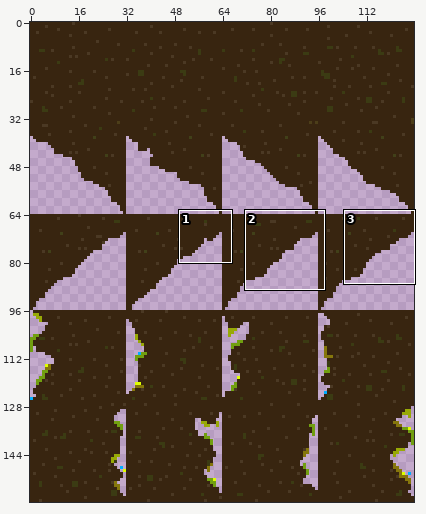
A sprite sheet gets an edit: assets/img/bloc_ground.png. Above: a wide view before the commit, with the close-up outlined.
Close-up. The starting point:
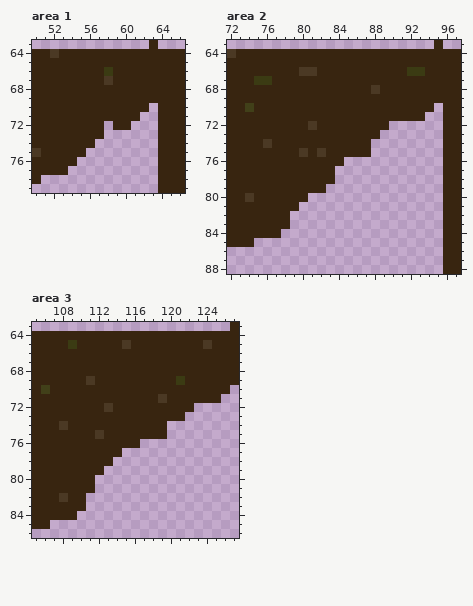
The file is 128x160 pixels. Colours within 5 levels of each other are drawn and written as one. Shown: area 1: x 50..66, y 63..79; area 2: x 72..97, y 63..88; area 3: x 105..127, y 63..86. The commit also changed other parts of the picture, which this record leaves out.
New version:
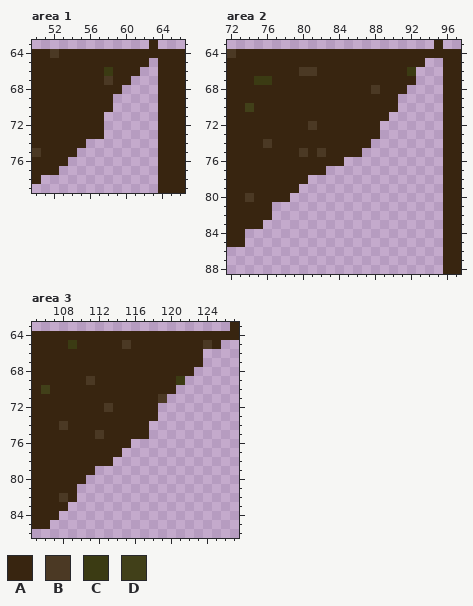
Palette (. is transparent): A #382510  B #4b3924  C #3b3b13  D #414019
The edit:
Area 1:
y 65: x 63 A -> .
y 66: x 62..63 AA -> ..
y 67: x 61..63 AAA -> ...
y 68: x 60..63 AAAA -> ....
y 69: x 59..63 AAAAA -> .....
y 70: x 59..62 AAAA -> ....
y 71: x 58..61 AAAA -> ....
y 72: x 59..60 AA -> ..
y 74: x 56 A -> .
y 75: x 55 A -> .
y 76: x 54 A -> .
y 77: x 53 A -> .
Area 2:
y 65: x 94..95 AA -> ..
y 66: x 93..95 CAA -> ...
y 67: x 93..95 AAA -> ...
y 68: x 92..95 AAAA -> ....
y 69: x 91..95 AAAAA -> .....
y 70: x 91..94 AAAA -> ....
y 71: x 90..93 AAAA -> ....
y 72: x 89 A -> .
y 75: x 87 A -> .
y 77: x 83 A -> .
y 78: x 81..83 AAA -> ...
y 79: x 80..82 AAA -> ...
y 80: x 79..80 AA -> ..
y 81: x 77..79 AAA -> ...
y 82: x 77..78 AA -> ..
y 83: x 76..78 AAA -> ...
y 84: x 74..77 AAAA -> ....
y 85: x 74 A -> .
Area 3:
y 65: x 126..127 AA -> ..
y 66..67: x 124..127 AAAA -> ....
y 68: x 123..127 AAAAA -> .....
y 69: x 122..127 AAAAAA -> ......
y 70: x 121..126 AAAAAA -> ......
y 71: x 120..125 AAAAAA -> ......
y 72: x 119..122 AAAA -> ....
y 73: x 119..121 AAA -> ...
y 74..75: x 118..119 AA -> ..
y 76: x 116 A -> .
y 79: x 112 A -> .
y 80: x 111 A -> .
y 81: x 110..111 AA -> ..
y 82: x 110 A -> .
y 83: x 109..110 AA -> ..
y 84: x 108..109 AA -> ..
Changed places in both close-ups, as pixel boxes (x1, y1, x2, y2):
erased: (59, 58, 158, 175)
erased: (362, 58, 443, 157)
erased: (245, 166, 335, 247)
erased: (59, 340, 239, 520)
